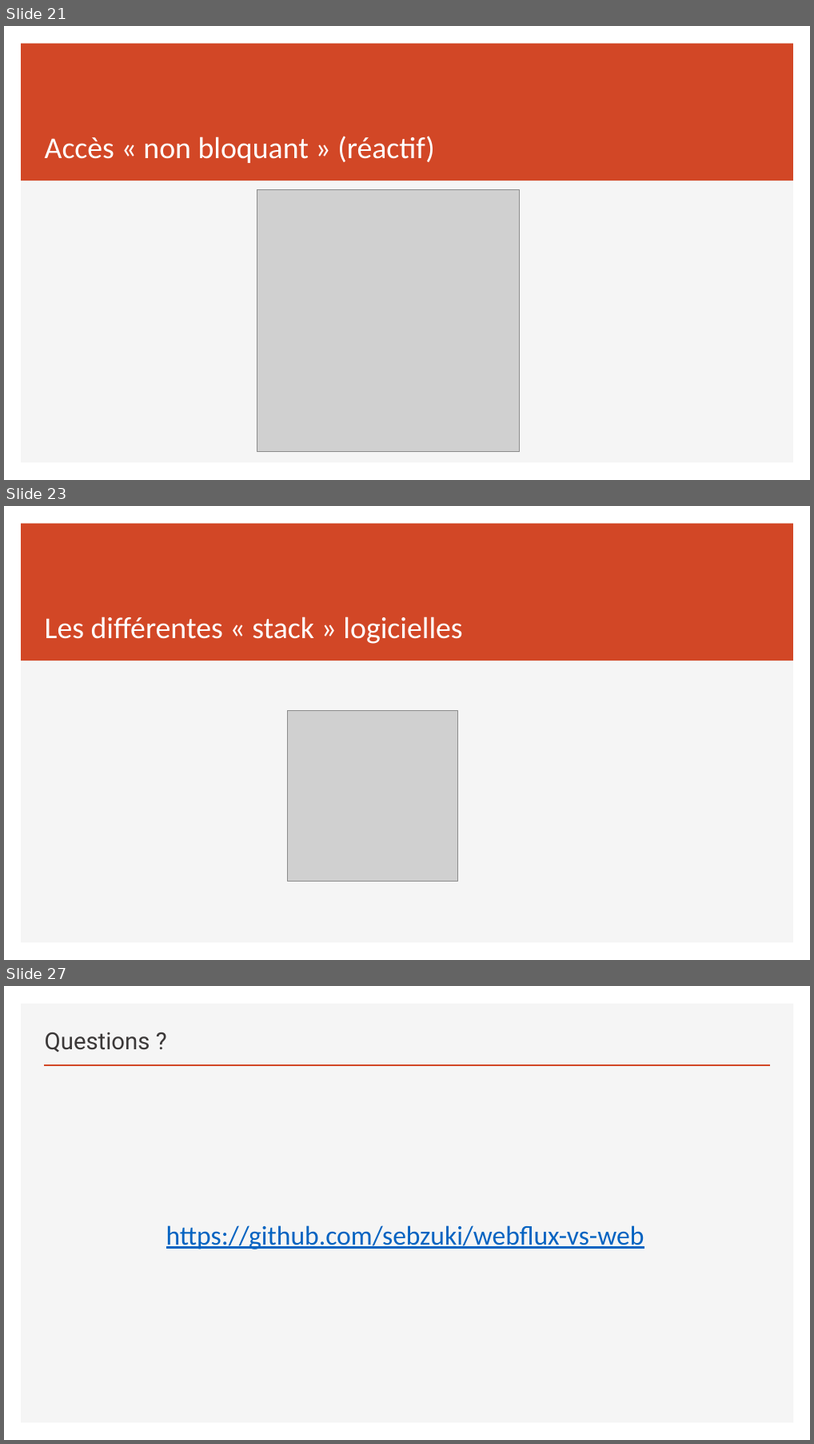
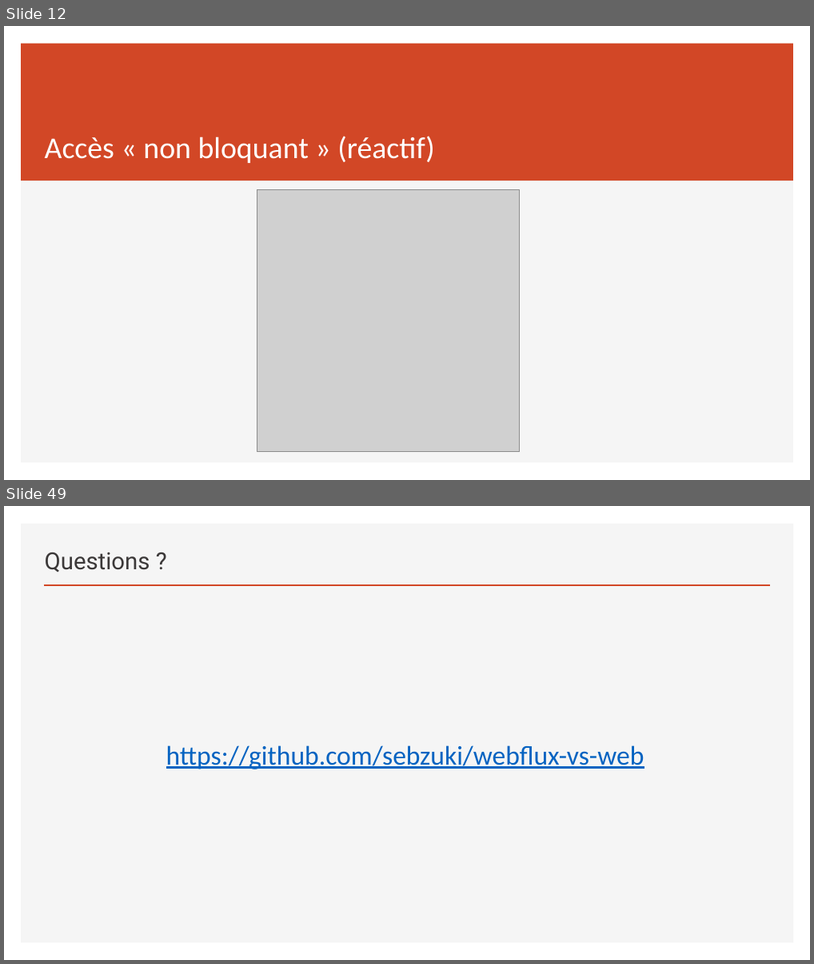
Before and after one commit to sebzuki/webflux-vs-web, a slide deck: REACTIVE.pptx. Shown one above the other, each under a label of ours: slides 21, 23 and 27 before the commit, slides 12 and 49 after it; the slides between them are not shown. The pictures are 814x1444 and 814x964 pixels, drawn with LibreOffice and Linux fonts; fonts in the diff are those of the drawing; grey boxes stand for pictures. Boxes give left, top, right and bottom in pixels: in the first picture for what was removed or moved away, otherwise in the second. Text is boxed around its words. In the diff, an @@ line names an element or a change of style, - is before the commit and + after.

```diff
--- a/REACTIVE.pptx
+++ b/REACTIVE.pptx
@@ slide 23 removed at <box>4,506,810,960</box>, background #FFFFFF; not listed: 2 template elements that a slide beside it also shows @@
@@ title removed at <box>45,616,462,644</box> @@
-Les différentes « stack » logicielles
@@ picture removed at <box>288,711,458,880</box> @@
@@ what was slide 21 is now slide 12 @@
@@ what was slide 27 is now slide 49 @@
```
Also in this commit, not shown: 7 slides changed, 33 slides added, 10 other slides removed, 33 other files.
